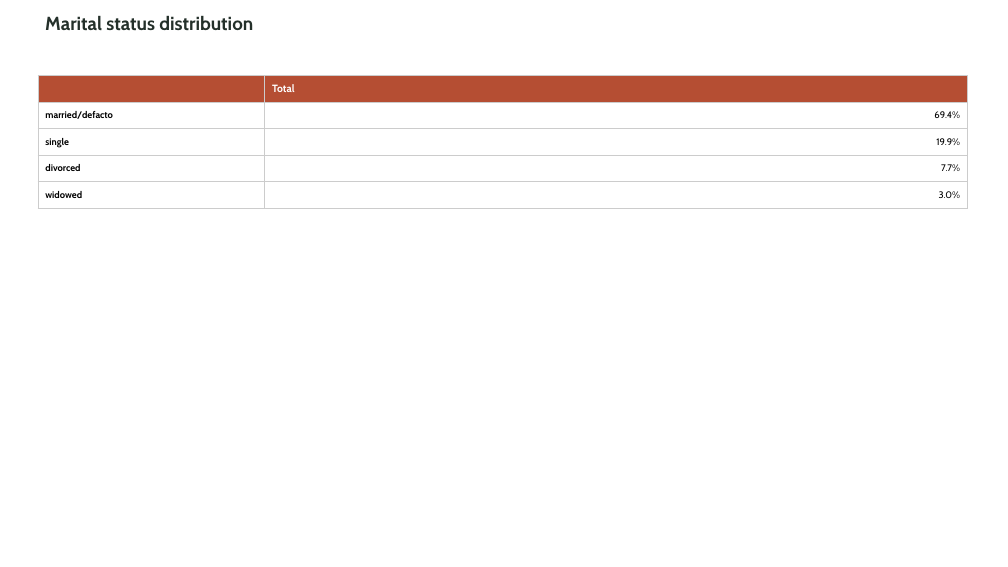
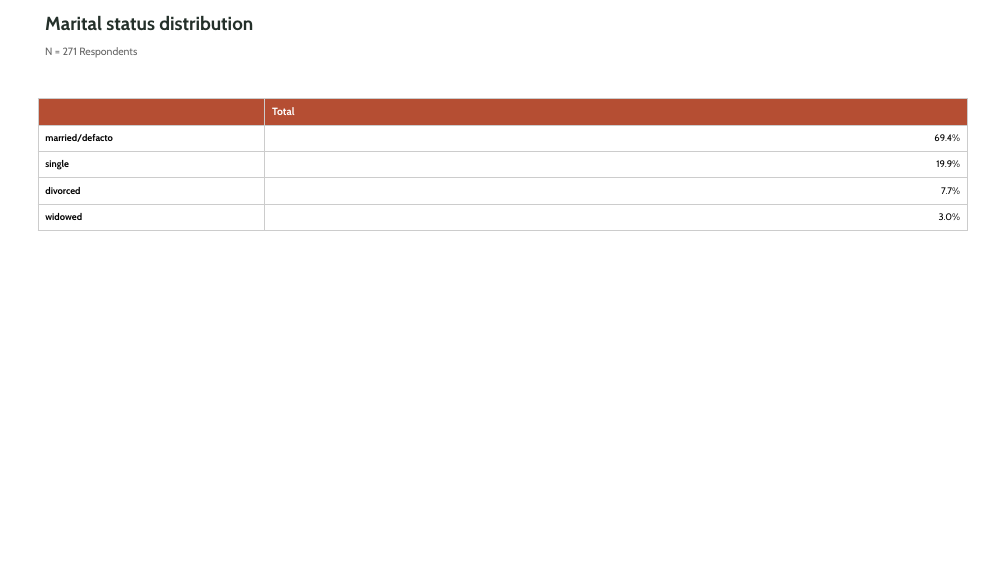
Before and after one commit to cbrown564-alt/Velocity, a slide deck: slide 4 of docs/assets/design-reset-evidence/wp42-five-minute-pass.pptx. Drawn at 1008x567 pixels with LibreOffice and Linux fonts; fonts in the diff are those of the drawing. Boxes give left, top, right and bottom in pixels: in the first picture for what was removed or moved away, otherwise in the second. Text is boxed around its words. In the diff, an @@ line names an element or a change of style, - is before the commit and + after.

```diff
--- a/docs/assets/design-reset-evidence/wp42-five-minute-pass.pptx
+++ b/docs/assets/design-reset-evidence/wp42-five-minute-pass.pptx
@@ text added at (45, 47, 137, 58), 10 pt, text #666666 @@
+N = 271 Respondents
@@ table: place and size @@
-table at (38, 76, 968, 202)
+table at (38, 98, 968, 224)
```
Also in this commit, not shown: 2 other slides changed, 25 other files.
